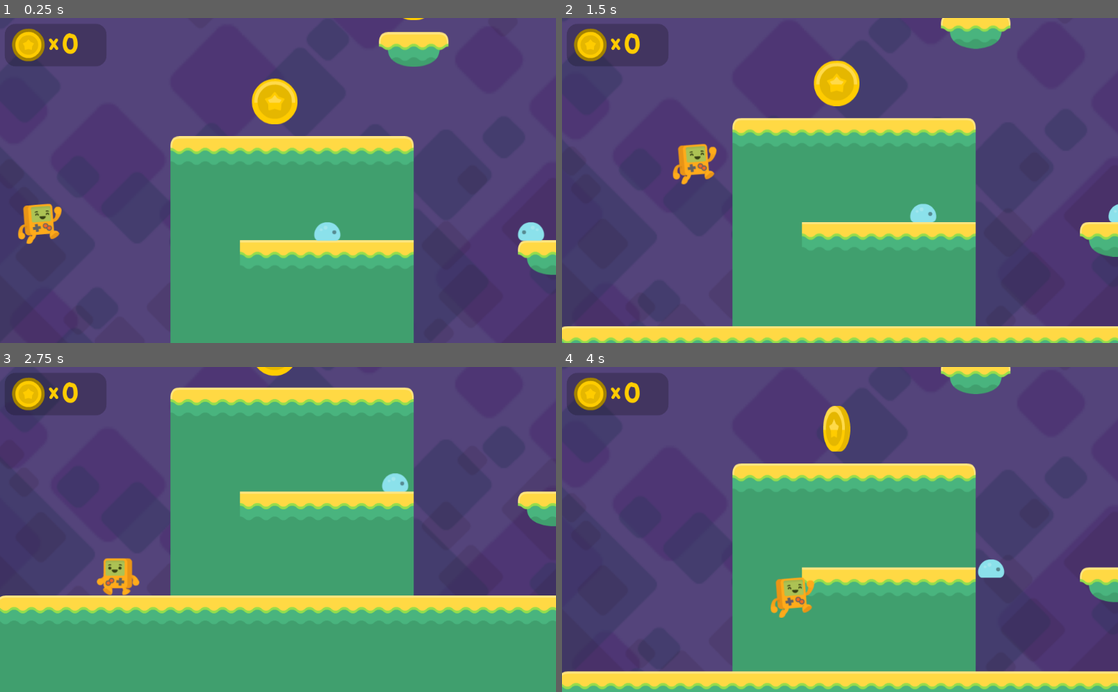
Above: before the commit, frames 1-4 (two rows, left to right).
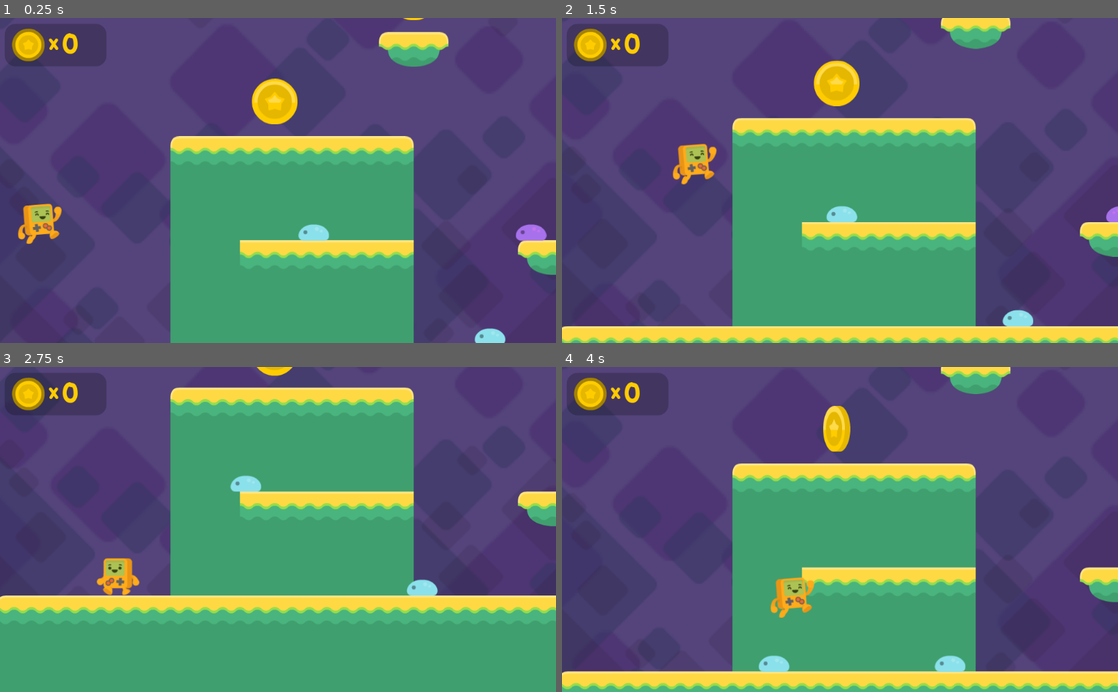
Above: after the commit, the same moments.

Repository: dpensky/godot-platformer-tutorial
Game: Godot game, scene res://Level1.tscn
Same seed, same stepped clock (60 frames per second), same inputs: the game is played once before the commit and once after it. Sound files missing from this copy of the repository are replaced by a short silence.
Inputs:
- Up to frame 1 (0.25 s): no input
- Up to frame 2 (1.5 s): hold Right (right) from 0.53 s (still down); tap Space (jump) at 0.77 s
- Up to frame 3 (2.75 s): tap Space (jump) at 1.52 s; release Right (right) at 2.03 s; hold Left (left) from 2.03 s (still down)
- Up to frame 4 (4 s): release Left (left) at 2.78 s; hold Right (right) from 2.78 s (still down); tap Space (jump) at 3.02, 3.77 s

The runs differ from the first frame. In frame 1, 0.8% of the frame differs, in the area x 53-99%, y 62-100%; in frame 2, 0.8%, in the area x 47-100%, y 57-95%; in frame 3, 0.7%; in frame 4, 0.7%.

Commit message:
Part 14 (Enemy Collisions, Getting Hurt, Enemy Colors!)

Diff:
--- a/Enemy.gd
+++ b/Enemy.gd
@@ -2,20 +2,24 @@
 
 var velocity = Vector2(0,0)
 
+var speed = 50
+const gravity = 20
 export var direction = -1
 export var detects_cliffs = true
 
 func _ready():
 	update_direction()
 	$FloorChecker.enabled = detects_cliffs
+	if detects_cliffs:
+		set_modulate(Color(1.2,0.5,1,1))
 
 
 func _physics_process(_delta):
 	if is_on_wall() or not $FloorChecker.is_colliding() and detects_cliffs and is_on_floor():
 		direction = direction * -1  # change direction if hit wall
 		update_direction()
-	velocity.y += 20
-	velocity.x = direction * 50
+	velocity.y += gravity
+	velocity.x = direction * speed
 	velocity = move_and_slide(velocity, Vector2.UP)
 
 
@@ -23,3 +27,29 @@
 	$AnimatedSprite.flip_h = direction == 1
 	# put ray cast in front of enemy to detect cliffs
 	$FloorChecker.position.x = $CollisionShape2D.shape.get_extents().x * direction
+
+
+func _on_TopChecker_body_entered(body):
+	# print(body.name)
+	$AnimatedSprite.play("squashed")
+	speed = 0
+	set_collision_layer_bit(4, false)
+	set_collision_mask_bit(0, false)
+	$TopChecker.set_collision_layer_bit(4, false)
+	$TopChecker.set_collision_mask_bit(0, false)
+	$SidesChecker.set_collision_layer_bit(4, false)
+	$SidesChecker.set_collision_mask_bit(0, false)
+	$Timer.start()
+	body.bounce()
+
+
+func _on_SidesChecker_body_entered(body):
+	# print(body.name)
+	if body.name == 'Player':
+		body.take_damage(position.x)
+	else:
+		print(body.name)
+
+
+func _on_Timer_timeout():
+	queue_free()
--- a/Enemy.tscn
+++ b/Enemy.tscn
@@ -21,6 +21,12 @@
 [sub_resource type="RectangleShape2D" id=2]
 extents = Vector2( 19.3728, 14.2965 )
 
+[sub_resource type="RectangleShape2D" id=3]
+extents = Vector2( 13.4432, 1.69253 )
+
+[sub_resource type="RectangleShape2D" id=4]
+extents = Vector2( 24.2447, 10.3408 )
+
 [node name="Enemy" type="KinematicBody2D"]
 collision_layer = 16
 collision_mask = 39
@@ -29,10 +35,10 @@
 [node name="AnimatedSprite" type="AnimatedSprite" parent="."]
 frames = SubResource( 1 )
 animation = "crawl"
+frame = 1
 playing = true
 
 [node name="CollisionShape2D" type="CollisionShape2D" parent="."]
-visible = false
 position = Vector2( -0.471939, 2.2417 )
 shape = SubResource( 2 )
 
@@ -40,3 +46,26 @@
 enabled = true
 cast_to = Vector2( 0, 20 )
 collision_mask = 2
+
+[node name="TopChecker" type="Area2D" parent="."]
+collision_layer = 16
+collision_mask = 33
+
+[node name="CollisionShape2D" type="CollisionShape2D" parent="TopChecker"]
+position = Vector2( -0.445465, -14.4294 )
+shape = SubResource( 3 )
+
+[node name="SidesChecker" type="Area2D" parent="."]
+collision_layer = 0
+collision_mask = 33
+
+[node name="CollisionShape2D" type="CollisionShape2D" parent="SidesChecker"]
+position = Vector2( 0, 4.5 )
+shape = SubResource( 4 )
+
+[node name="Timer" type="Timer" parent="."]
+wait_time = 0.5
+one_shot = true
+[connection signal="body_entered" from="TopChecker" to="." method="_on_TopChecker_body_entered"]
+[connection signal="body_entered" from="SidesChecker" to="." method="_on_SidesChecker_body_entered"]
+[connection signal="timeout" from="Timer" to="." method="_on_Timer_timeout"]
--- a/Level1.tscn
+++ b/Level1.tscn
@@ -70,23 +70,6 @@
 collision_mask = 49
 format = 1
 tile_data = PoolIntArray( -393221, 0, 0, -393220, 0, 0, -393219, 0, 0, -393218, 0, 0, -393217, 0, 0, -458752, 0, 0, -45 …(2379 unchanged characters)…
-
-[node name="Player" parent="." instance=ExtResource( 2 )]
-position = Vector2( -176.554, 208.617 )
-collision_mask = 30
-
-[node name="Camera2D" type="Camera2D" parent="Player"]
-current = true
-limit_left = -250
-limit_top = -400
-limit_right = 2000
-limit_bottom = 690
-drag_margin_h_enabled = true
-drag_margin_v_enabled = true
-smoothing_enabled = true
-drag_margin_left = 0.3
-drag_margin_right = 0.3
-editor_draw_limits = true
 
 [node name="ParallaxBackground" type="ParallaxBackground" parent="."]
 
@@ -251,11 +234,34 @@
 
 [node name="Enemy1" parent="Enemies" instance=ExtResource( 12 )]
 position = Vector2( 340.333, 290.596 )
-direction = 1
 detects_cliffs = false
 
 [node name="Enemy2" parent="Enemies" instance=ExtResource( 12 )]
 position = Vector2( 740.556, 293.424 )
+
+[node name="Enemy3" parent="Enemies" instance=ExtResource( 12 )]
+position = Vector2( 664.919, 482.32 )
+detects_cliffs = false
+
+[node name="Enemy4" parent="Enemies" instance=ExtResource( 12 )]
+position = Vector2( 1443.55, 412.831 )
+
+[node name="Player" parent="." instance=ExtResource( 2 )]
+position = Vector2( -176.554, 208.617 )
+collision_mask = 30
+
+[node name="Camera2D" type="Camera2D" parent="Player"]
+current = true
+limit_left = -250
+limit_top = -400
+limit_right = 2000
+limit_bottom = 690
+drag_margin_h_enabled = true
+drag_margin_v_enabled = true
+smoothing_enabled = true
+drag_margin_left = 0.3
+drag_margin_right = 0.3
+editor_draw_limits = true
 [connection signal="body_entered" from="Fall Zone" to="Player" method="_on_Fall_Zone_body_entered"]
 [connection signal="coin_collected" from="Coins/coin1" to="HUD" method="_on_coin_collected"]
 [connection signal="coin_collected" from="Coins/coin2" to="HUD" method="_on_coin_collected"]
--- a/Player.gd
+++ b/Player.gd
@@ -1,5 +1,6 @@
 extends KinematicBody2D
 
+var lifes = 3
 var coins = 0
 var velocity = Vector2(0,0)
 
@@ -36,8 +37,40 @@
 func _on_Fall_Zone_body_entered(body):
 	# print_debug(body.name)
 	if body.name == 'Player':
-		$AudioStreamPlayer.play()
-		yield($AudioStreamPlayer, 'finished')
-		get_tree().change_scene("res://Level1.tscn")
+		die()
 	else:
 		body.queue_free()
+
+
+func die():
+	$AudioStreamPlayer.play()
+	yield($AudioStreamPlayer, 'finished')
+	get_tree().change_scene("res://Level1.tscn")
+
+
+func take_damage(var enemy_x_position):
+	var PUSHFORCE = 800
+	lifes -= 1
+	set_modulate(Color(1,0.3,0.3,0.3))
+	velocity.y = JUMPFORCE * 0.5
+	if enemy_x_position > position.x:
+		velocity.x = -PUSHFORCE
+	elif enemy_x_position < position.x:
+		velocity.x = PUSHFORCE
+	else:
+		print("how?")
+	Input.action_release("left")
+	Input.action_release("right")
+	$Timer.start()
+
+
+func bounce():
+	velocity.y = JUMPFORCE * 0.7
+
+
+func _on_Timer_timeout():
+	# print(lifes)
+	if lifes == 0:
+		die()
+	else:
+		set_modulate(Color(1,1,1,1))
--- a/Player.tscn
+++ b/Player.tscn
@@ -26,3 +26,8 @@
 
 [node name="AudioStreamPlayer" type="AudioStreamPlayer" parent="."]
 stream = ExtResource( 3 )
+
+[node name="Timer" type="Timer" parent="."]
+wait_time = 0.5
+one_shot = true
+[connection signal="timeout" from="Timer" to="." method="_on_Timer_timeout"]
--- a/coin.gd
+++ b/coin.gd
@@ -7,12 +7,12 @@
 	pass # Replace with function body.
 
 
-func _on_coin_body_entered(body):
+func _on_coin_body_entered(_body):
 	$AnimationPlayer.play("bounce")
 	$AudioStreamPlayer.play()
 	set_collision_mask_bit(0, false)
 	emit_signal('coin_collected')   # dont colide twice
 
 
-func _on_AnimationPlayer_animation_finished(anim_name):
+func _on_AnimationPlayer_animation_finished(_anim_name):
 	queue_free()
Not shown: 1 places in Enemy.tscn that only renumber resources
